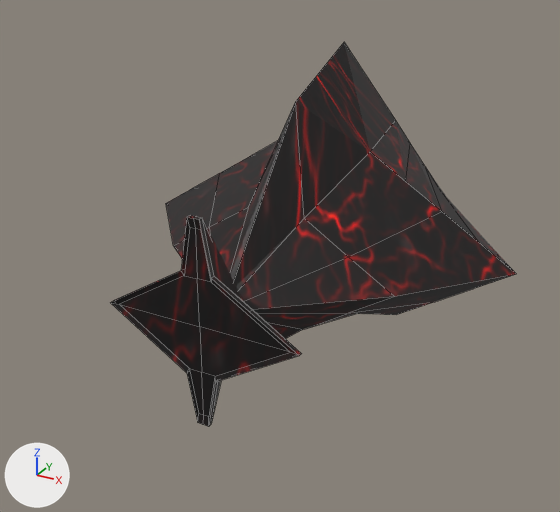
The Blender file ship1.blend: old version first, new version second.
The view is the same before and after, from a camera (50 mm lens) standing at (6.56, -12.27, 6.17) and looking at (0.07, -0.46, 0.27). Lighting does not change. The marker at lower left points along +X, +Y and +Z. Mesh edges are drawn as thin lines.

Objects in the first picture: 'Ship1'.
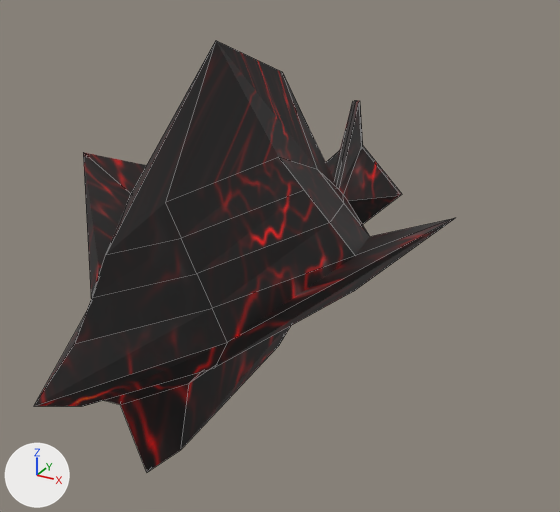
What differs and where, as boxes [x1, y1, x2, y2] in the pictures (560 x 512 px; the box of a moved part takes in the faces that stretch with it):
'Ship1', reshaped, moved, turned, rescaled: before [111, 43, 516, 426]; after [34, 41, 455, 472]
part 1 of me_cube_001, moved or reshaped: before [166, 174, 516, 339]; after [83, 152, 455, 472]

Edits to the bpy script that builds the scene:
```text
Change me_cube_001:
    where me_cube_001.from_pydata(...)  # 108 vertices, 100 faces; spans x -4.07..4.07, y -0.99..1.98, z -6.66..3.1
    used by ob_ship1; location = (0.0, 0.0, 0.0); rotation_euler = (1.571, 0.0, 0.0), in degrees (90, 0, 0); scale = (1.0, 1.94, 1.0)
    before: 0 (-0.59, -0.6, 0.5), 4 (0.59, -0.6, 0.5) at pixel (302, 329), 29 (0.0, -0.51, -5.46), 48 (0.0, -0.76, -5.12), 50 (-1.27, -0.51, -4.18)
    before: 51 (1.27, -0.51, -4.18), 54 (-0.88, -0.76, -4.18), 59 (0.88, -0.76, -4.18)
    me_cube_001 part 1
    add for i in [0, 4, 48, 54, 59]: me_cube_001.vertices[i].co += Vector((0.0, 0.28, 0.0))
    add for i in [29, 50, 51]: me_cube_001.vertices[i].co += Vector((0.0, 0.18, 0.0))
    me_cube_001.vertices[2].co: (-1.0, -0.82, -1.5) -> (-1.0, -0.83, -1.5)  # not seen -> pixel (278, 345)
    me_cube_001.vertices[6].co: (1.0, -0.82, -1.5) -> (1.0, -0.83, -1.5)
    me_cube_001.vertices[9].co: (-4.07, -0.01, -1.5) -> (-5.87, 0.73, -1.5)  # pixel (165, 203) -> pixel (455, 217)
    me_cube_001.vertices[10].co: (4.07, -0.01, -1.5) -> (5.87, 0.73, -1.5)  # pixel (516, 274) -> pixel (83, 152)
    me_cube_001.vertices[13].co: (-2.54, -0.51, -1.5) -> (-2.54, -0.2, -1.5)
    me_cube_001.vertices[15].co: (2.54, -0.51, -1.5) -> (2.54, -0.2, -1.5)  # pixel (434, 302) -> not seen
    me_cube_001.vertices[16].co: (0.0, -0.92, -4.67) -> (0.0, -1.26, -4.67)  # not seen -> pixel (146, 472)
    me_cube_001.vertices[19].co: (0.0, -0.84, 0.5) -> (0.0, -0.97, 0.5)
    me_cube_001.vertices[30].co: (-1.77, -0.76, -1.5) -> (-1.77, -0.36, -1.5)
    me_cube_001.vertices[32].co: (1.77, -0.76, -1.5) -> (1.77, -0.36, -1.5)  # pixel (396, 314) -> not seen
    me_cube_001.vertices[33].co: (-0.5, -0.82, -4.18) -> (-0.5, -1.15, -4.18)  # not seen -> pixel (180, 450)
    me_cube_001.vertices[37].co: (-3.3, -0.26, -1.5) -> (-3.3, -0.09, -1.5)  # not seen -> pixel (353, 291)
    me_cube_001.vertices[39].co: (3.3, -0.26, -1.5) -> (3.3, -0.09, -1.5)  # pixel (473, 288) -> not seen
    me_cube_001.vertices[40].co: (0.5, -0.82, -4.18) -> (0.5, -1.13, -4.18)
Change ob_ship1:
    ob_ship1.location: (0.0, 0.0, 0.0) -> (0.0, 0.0, 0.61)
    ob_ship1.rotation_euler: (1.571, 0.0, 0.0) -> (1.571, 0.0, -3.142)  # degrees (90, 0, 0) -> degrees (90, 0, -180)
    ob_ship1.scale: (1.0, 1.94, 1.0) -> (0.618, 1.94, 1.0)
```
